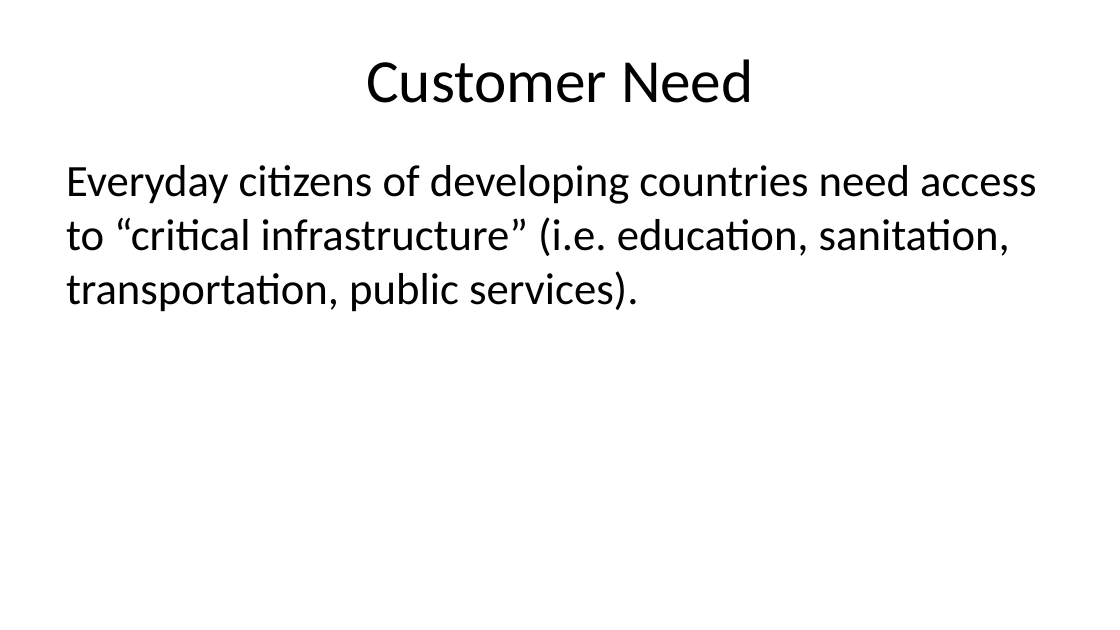
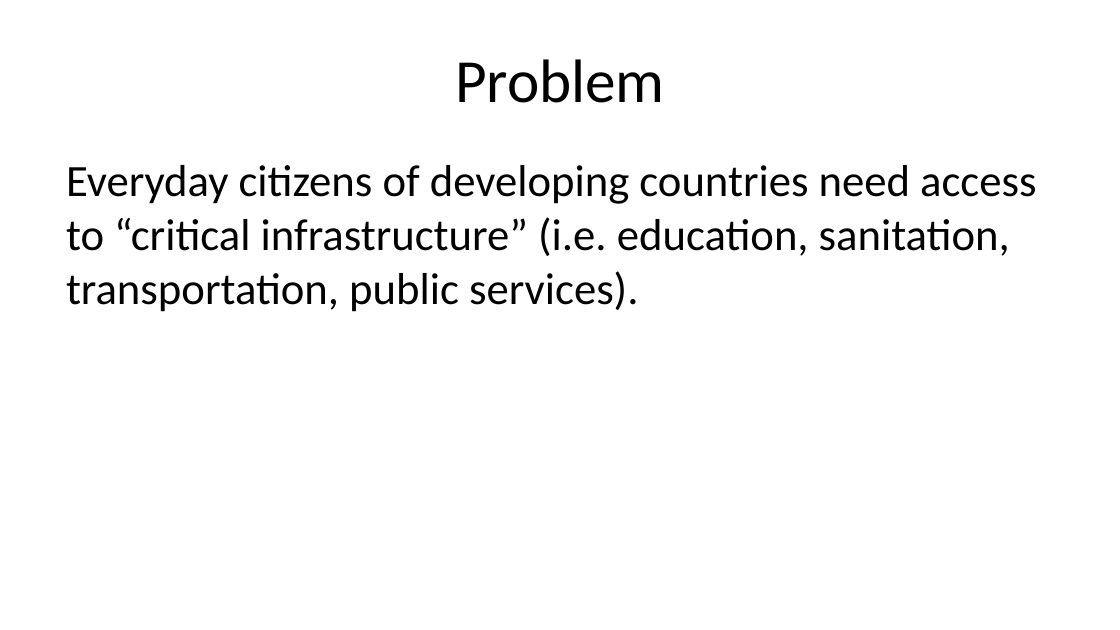
Before and after one commit to farahbrunache/travay-colony-vuejs-dapp, a slide deck: slide 3 of presentation/deck-v3.pptx (slide 4 before the commit). Drawn at 1120x630 pixels with LibreOffice and Linux fonts; fonts in the diff are those of the drawing. Boxes give left, top, right and bottom in pixels: in the first picture for what was removed or moved away, otherwise in the second. Text is boxed around its words. In the diff, an @@ line names an element or a change of style, - is before the commit and + after.

```diff
--- a/presentation/deck-v3.pptx
+++ b/presentation/deck-v3.pptx
@@ title at [455, 59, 665, 103]: text changed @@
-Customer Need
+Problem
```
Also in this commit, not shown: 4 other slides changed, 30 other files.
